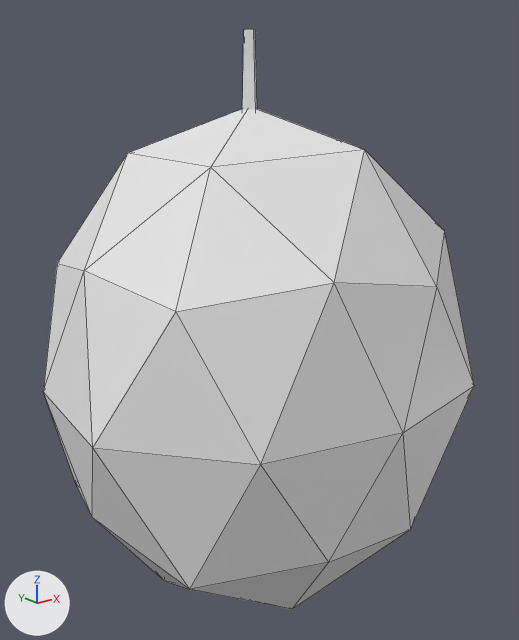
The FBX model unity/TinyConsequences2/Assets/TC2/Game/Resources/TC2Models/haystack.fbx: old version first, new version second.
Both versions are drawn from a 50 mm camera at (-2.0, -2.57, 1.94) aimed at (0.05, 0.0, 0.91). The lights are fixed; the arrows at lower left show +X, +Y and +Z. The first picture is the older version. Mesh edges are drawn as thin lines. Where no turn or scale is listed for an object, it has been applied to the vertices.

Objects in the first picture: 'haystack'.
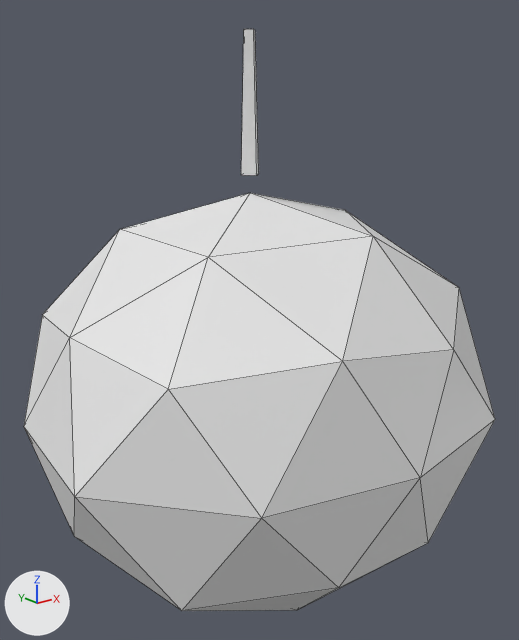
Location of each change, (x1, y1, x2, y2) in pixels of the pictures (519 x 640 px; the box of a moved part takes in the faces that stretch with it):
'haystack', reshaped (9% wider)
    before: (43, 29, 474, 610)
    after: (24, 29, 495, 611)
part 1 of me_haystack, moved or reshaped
    before: (43, 109, 474, 610)
    after: (24, 193, 495, 611)

The edits, one by one:
me_haystack is used by ob_haystack; location (0.0, 0.0, 0.0).
me_haystack had 50 vertices, 86 faces and spanned x -0.99..0.99, y -0.95..0.97, z -0.49..2.2.
me_haystack now has 50 vertices, 86 faces and spans x -1.08..1.09, y -1.05..1.07, z -0.42..2.2.
me_haystack part 1: the loose piece of 42 vertices spanning x -0.99..0.99, y -0.95..0.97, z -0.49..1.89 is scaled about its middle by (1.1, 1.1, 0.813), then moved by (0.0, 0.0, -0.15).
